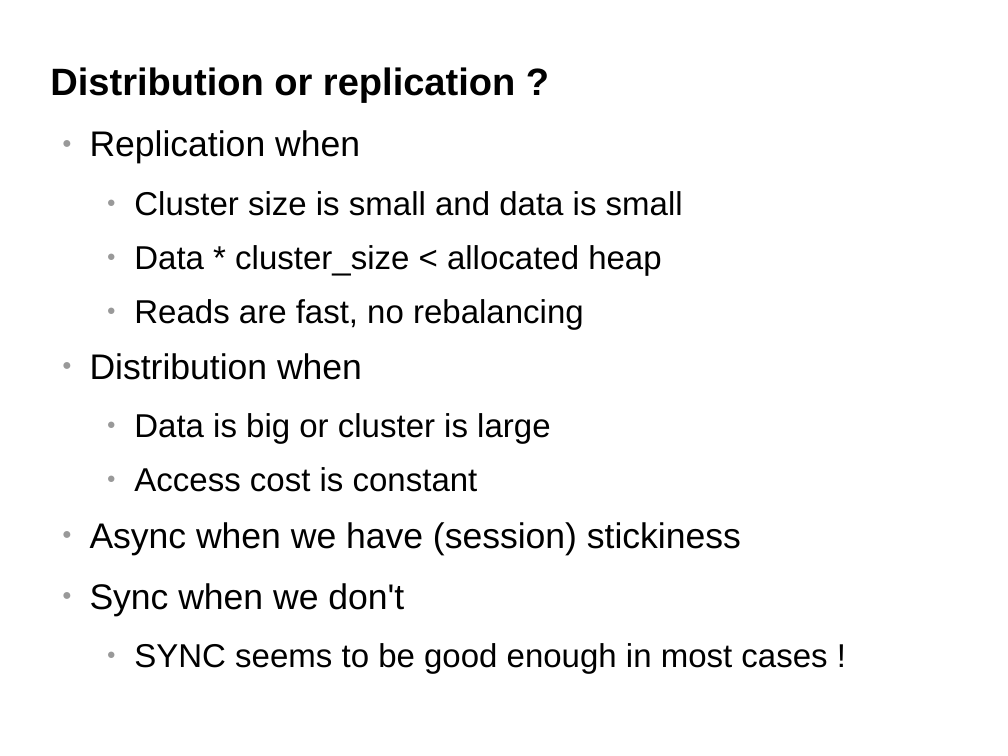
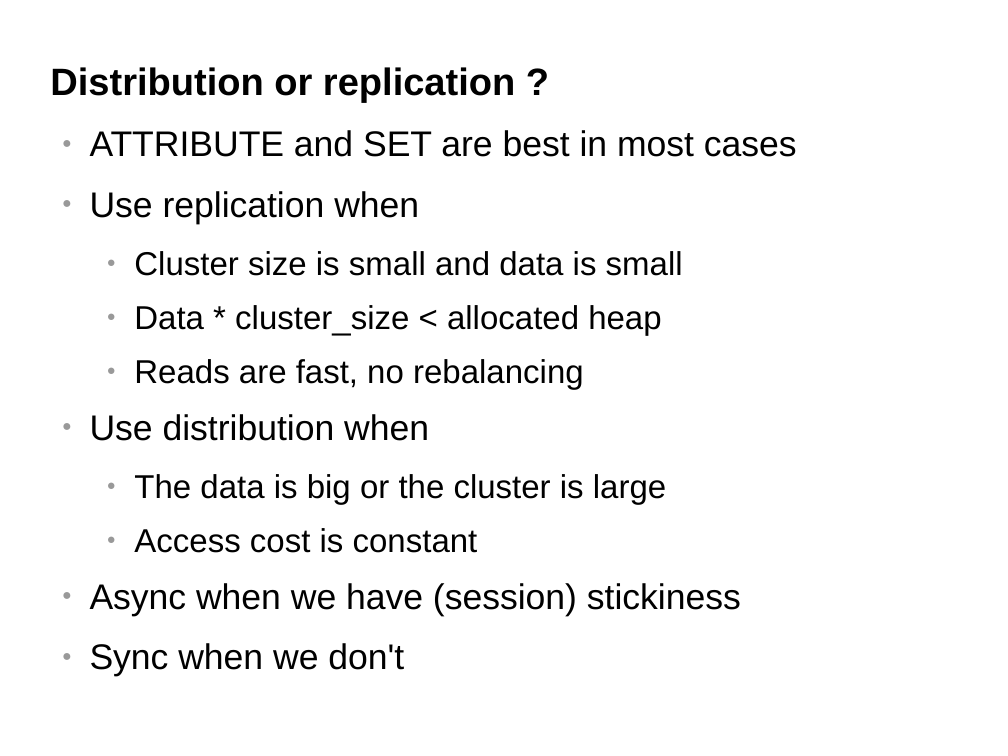
Before and after one commit to belaban/SessionPerf, a slide deck: slide 35 of docs/jbw2012.odp. Drawn at 1008x756 pixels with LibreOffice and Linux fonts; fonts in the diff are those of the drawing; background and template pictures are left out. Boxes give left, top, right and bottom in pixels: in the first picture for what was removed or moved away, otherwise in the second. Text is boxed around its words. In the diff, an @@ line names an element or a change of style, - is before the commit and + after.

```diff
--- a/docs/jbw2012.odp
+++ b/docs/jbw2012.odp
@@ text at (x1=90, y1=130, x2=797, y2=224): text changed @@
-● Replication when
+● ATTRIBUTE and SET are best in most cases
+● Use replication when
@@ text at (x1=90, y1=414, x2=666, y2=505): text changed @@
-● Distribution when
-  ● Data is big or cluster is large
+● Use distribution when
+  ● The data is big or the cluster is large
@@ text at (x1=134, y1=643, x2=827, y2=673): paragraph removed @@
-  ● SYNC seems to be good enough in most cases !
```
Also in this commit, not shown: 8 other slides changed, 1 slide added, 1 slide removed, 3 other files.
